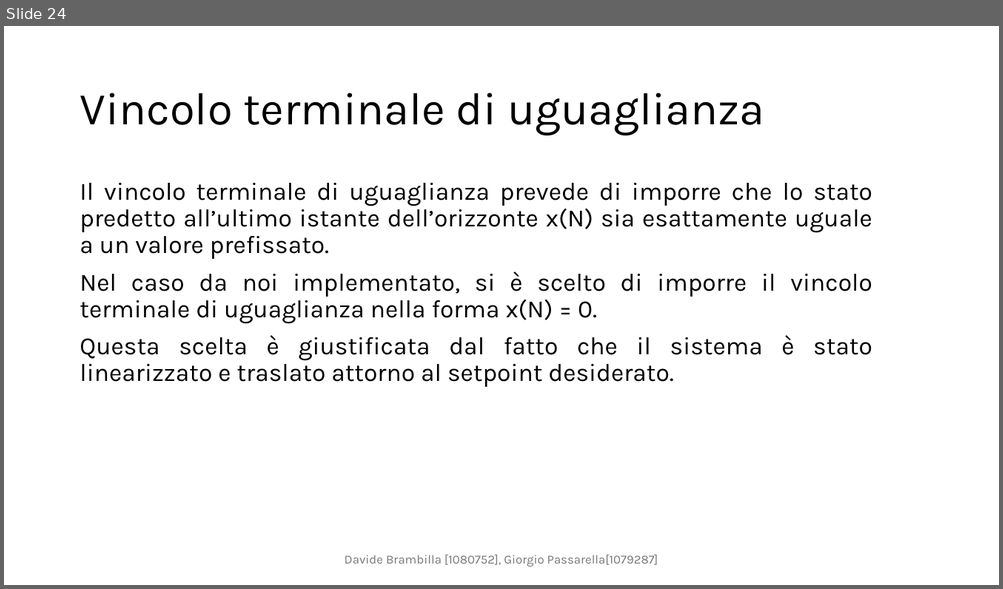
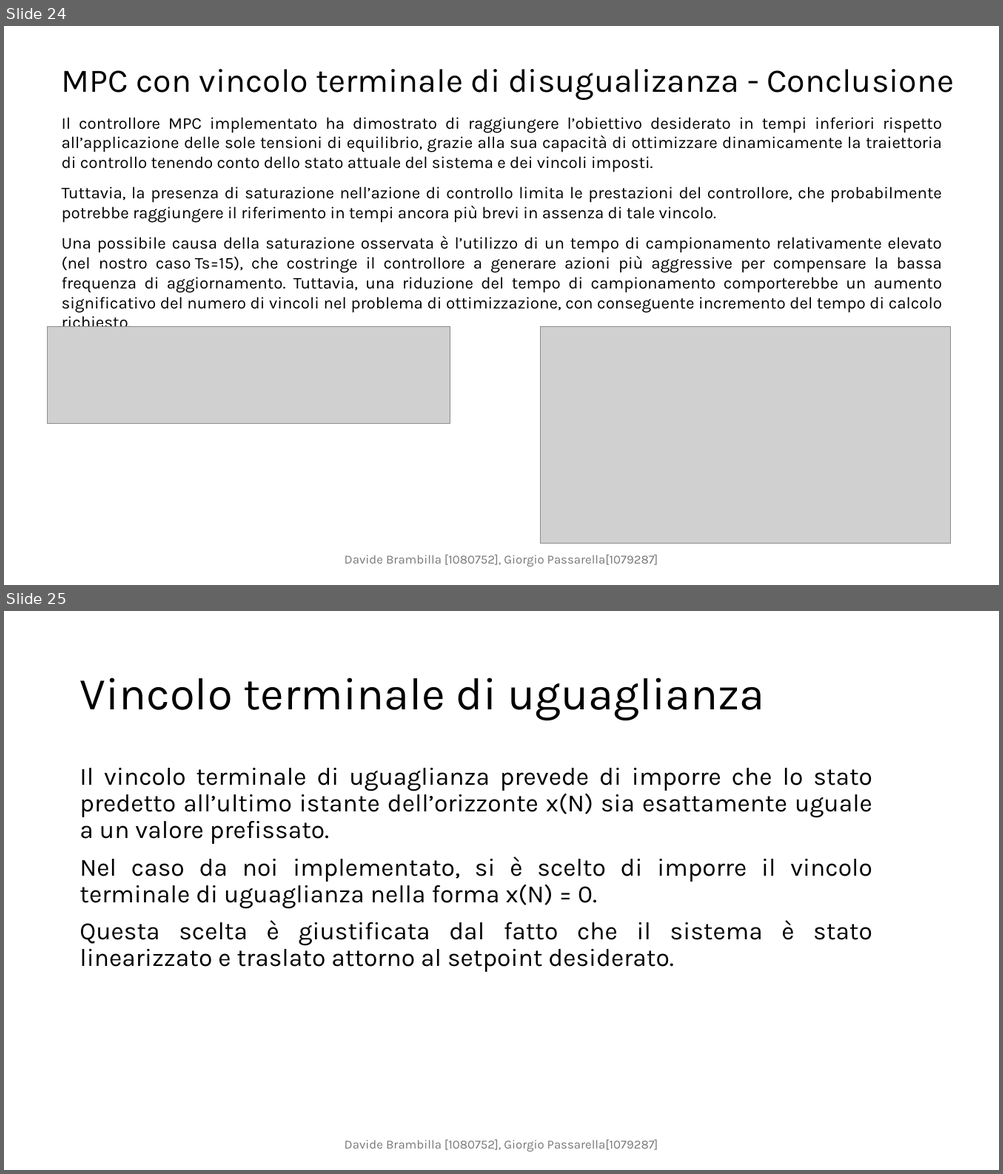
Before and after one commit to DavideBrambilla98/interconnectedTanksMPC, a slide deck: cam.pptx. Shown one above the other, each under a label of ours: slide 24 before the commit, slides 24 and 25 after it. The pictures are 1003x589 and 1003x1174 pixels, drawn with LibreOffice and Linux fonts; fonts in the diff are those of the drawing; grey boxes stand for pictures. Boxes give left, top, right and bottom in pixels: in the first picture for what was removed or moved away, otherwise in the second. Text is boxed around its words. In the diff, an @@ line names an element or a change of style, - is before the commit and + after.

```diff
--- a/cam.pptx
+++ b/cam.pptx
@@ slide 24 added at <box>4,26,999,585</box>, background #FFFFFF @@
@@ title added at <box>62,69,953,100</box>, 32 pt, text #000000 @@
+MPC con vincolo terminale di disugualizanza - Conclusione
@@ text added at <box>62,117,942,327</box>, 16 pt, text #000000 @@
+Il controllore MPC implementato ha dimostrato di raggiungere l’obiettivo desiderato in tempi inferiori rispetto all’applicazione delle sole tensioni di equilibrio, grazie alla sua capacità di ottimizzare dinamicamente la traiettoria di controllo tenendo conto dello stato attuale del sistema e dei vincoli imposti.
+Tuttavia, la presenza di saturazione nell’azione di controllo limita le prestazioni del controllore, che probabilmente potrebbe raggiungere il riferimento in tempi ancora più brevi in assenza di tale vincolo.
+Una possibile causa della saturazione osservata è l’utilizzo di un tempo di campionamento relativamente elevato (nel nostro caso Ts=15), che costringe il controllore a generare azioni più aggressive per compensare la bassa frequenza di aggiornamento. Tuttavia, una riduzione del tempo di campionamento comporterebbe un aumento significativo del numero di vincoli nel problema di ottimizzazione, con conseguente incremento del tempo di calcolo richiesto.
@@ picture added at <box>47,326,449,423</box> @@
@@ picture added at <box>540,326,950,544</box> @@
@@ text added at <box>344,555,658,567</box>, 12 pt, text #797979 @@
+Davide Brambilla [1080752], Giorgio Passarella[1079287]
@@ what was slide 24 is now slide 25 @@
```
Also in this commit, not shown: 1 slide changed.
